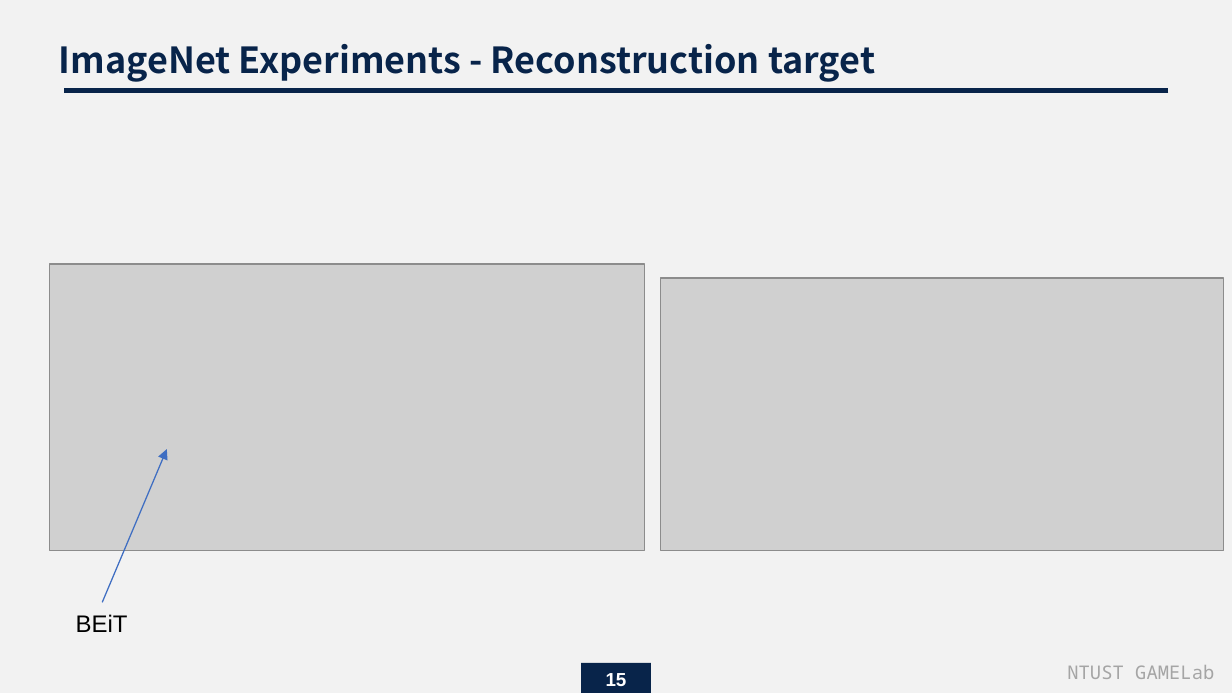
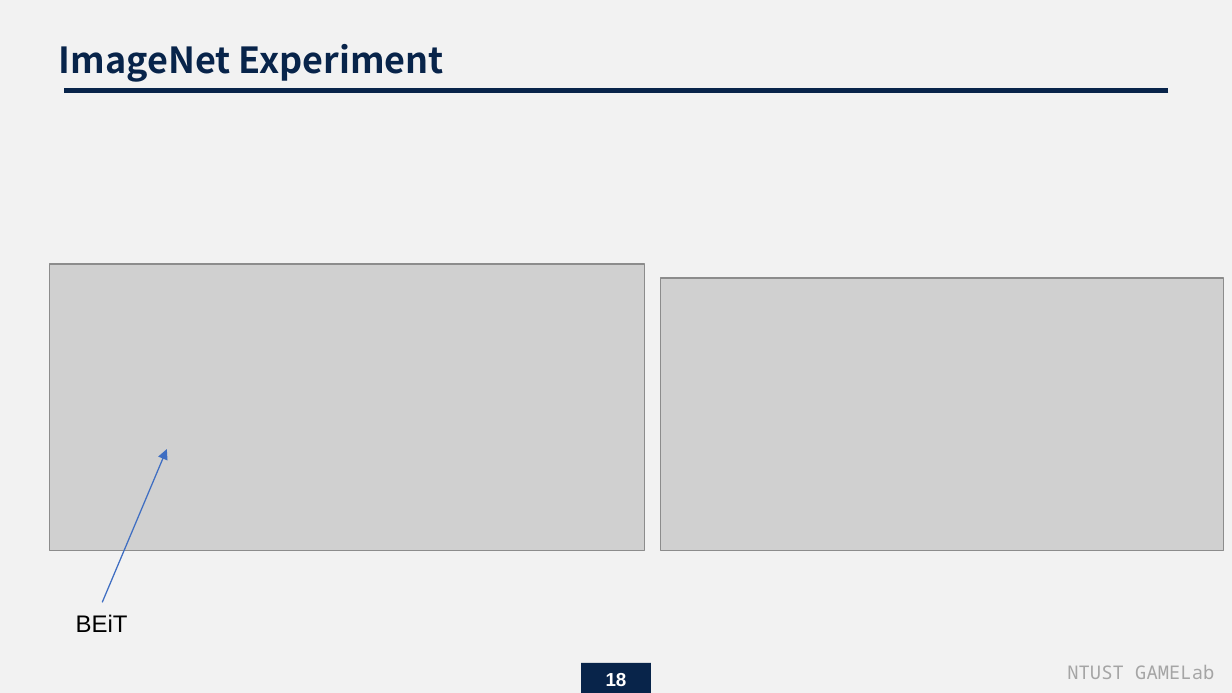
Before and after one commit to endman100/paper-, a slide deck: slide 18 of Masked Autoencoders Are Scalable Vision Learners.pptx (slide 15 before the commit). Drawn at 1232x693 pixels with LibreOffice and Linux fonts; fonts in the diff are those of the drawing; grey boxes stand for pictures. Boxes give left, top, right and bottom in pixels: in the first picture for what was removed or moved away, otherwise in the second. Text is boxed around its words. In the diff, an @@ line names an element or a change of style, - is before the commit and + after.

```diff
--- a/Masked Autoencoders Are Scalable Vision Learners.pptx
+++ b/Masked Autoencoders Are Scalable Vision Learners.pptx
@@ text at bbox=[59, 44, 444, 82]: text changed @@
-ImageNet Experiments - Reconstruction target
+ImageNet Experiment
@@ page number at bbox=[606, 673, 627, 686]: text changed @@
-15
+18
```
Also in this commit, not shown: 5 other slides changed, 4 slides added, 1 other file.
